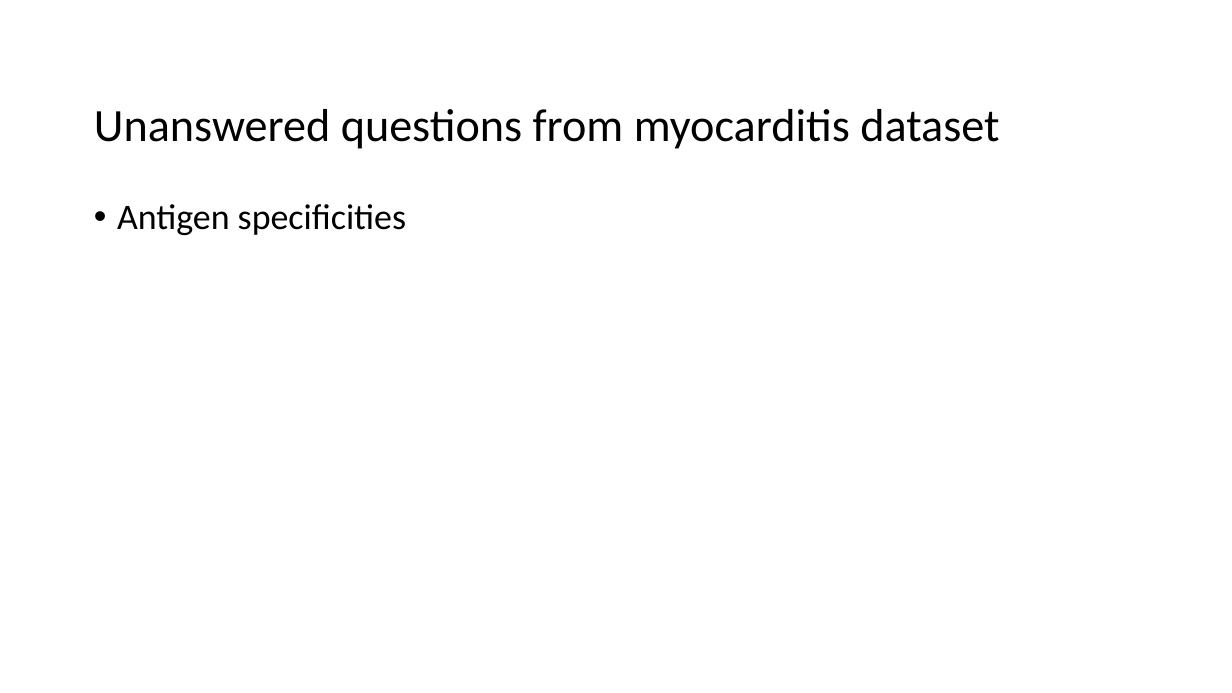
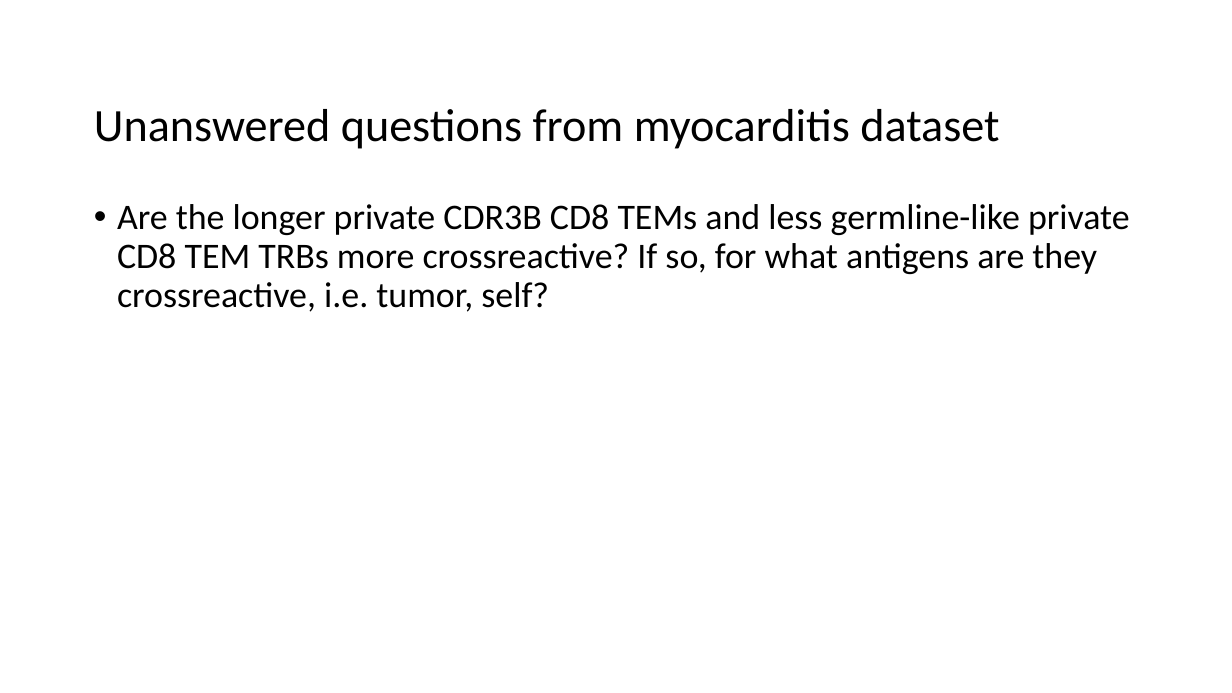
Before and after one commit to tybottorff/bottorffdocs, a slide deck: slide 7 of linsley_postdoc/presentations/weekly_meetings/12_7_23.pptx (slide 8 before the commit). Drawn at 1232x693 pixels with LibreOffice and Linux fonts; fonts in the diff are those of the drawing. Boxes give left, top, right and bottom in pixels: in the first picture for what was removed or moved away, otherwise in the second. Text is boxed around its words. In the diff, an @@ line names an element or a change of style, - is before the commit and + after.

```diff
--- a/linsley_postdoc/presentations/weekly_meetings/12_7_23.pptx
+++ b/linsley_postdoc/presentations/weekly_meetings/12_7_23.pptx
@@ text at <box>117,204,1130,312</box>: text changed @@
-• Antigen specificities
+• Are the longer private CDR3B CD8 TEMs and less germline-like private CD8 TEM TRBs more crossreactive? If so, for what antigens are they crossreactive, i.e. tumor, self?
```
Also in this commit, not shown: 5 other slides changed, 2 slides added, 2 slides removed, 2 other files.
